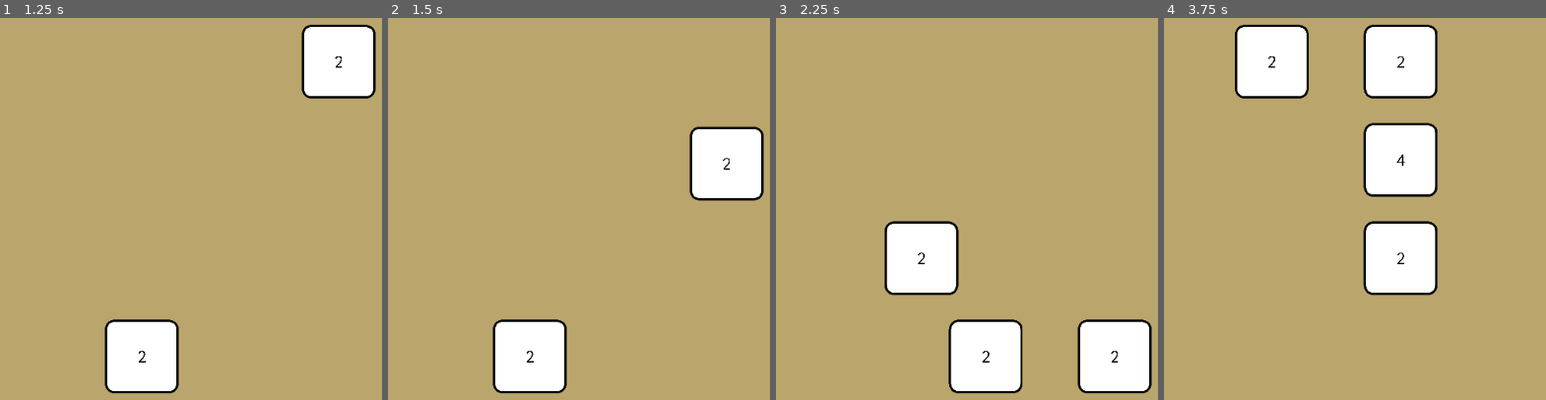
Above: before the commit, frames 1-4 (left to right).
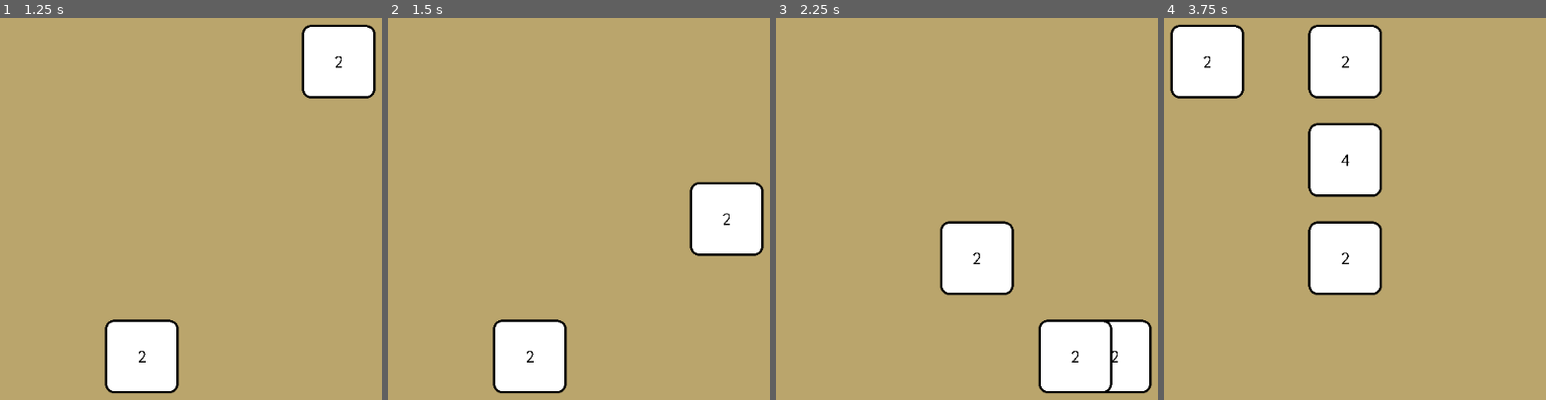
Above: after the commit, the same moments.

Repository: JHaller27/Godot2048
Game: Godot game, scene res://Main.tscn
Same seed, same stepped clock (60 frames per second), same inputs: the game is played once before the commit and once after it.
Inputs:
- Up to frame 1 (1.25 s): tap Enter at 0.5 s; hold Right (slide_right) from 0.53 s (still down)
- Up to frame 2 (1.5 s): tap Space at 1.25 s; release Right (slide_right) at 1.28 s; hold Down (slide_down) from 1.28 s (still down)
- Up to frame 3 (2.25 s): release Down (slide_down) at 2.03 s; hold Right (slide_right) from 2.03 s (still down)
- Up to frame 4 (3.75 s): release Right (slide_right) at 2.78 s; hold Up (slide_up) 2.78-3.53 s; hold Left (slide_left) from 3.53 s (still down)

Frame 1 is identical in both runs. In frame 2, 6.0% of the frame differs, in the area x 78-99%, y 28-63%; in frame 3, 12%; in frame 4, 25%, in the area x 1-72%, y 1-73%.

Commit message:
Slide tiles at same speed, not same time

Diff:
--- a/TileBoard.gd
+++ b/TileBoard.gd
@@ -106,7 +106,10 @@
 	var to_pos = self.positions[to_y][to_x]
 	self.tiles[to_y][to_x] = self.tiles[from_y][from_x]
 	self.tiles[from_y][from_x] = null
-	$Tween.interpolate_property(from_obj, "position", from_pos, to_pos, self.slide_time, Tween.TRANS_SINE, Tween.EASE_IN_OUT)
+
+	var dist = abs(to_y - from_y) + abs(to_x - from_x)
+	var slide_factor = dist / 4.0
+	$Tween.interpolate_property(from_obj, "position", from_pos, to_pos, self.slide_time * slide_factor, Tween.TRANS_LINEAR, Tween.EASE_IN_OUT)
 
 	if to_obj != null:
 		self.to_free.append(to_obj)
